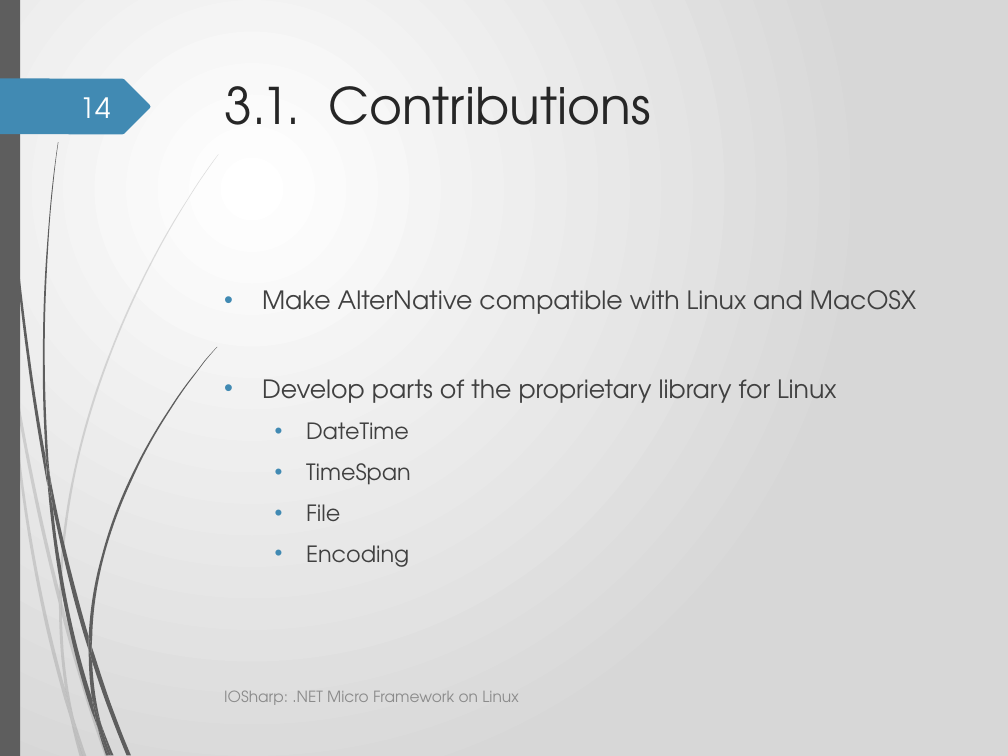
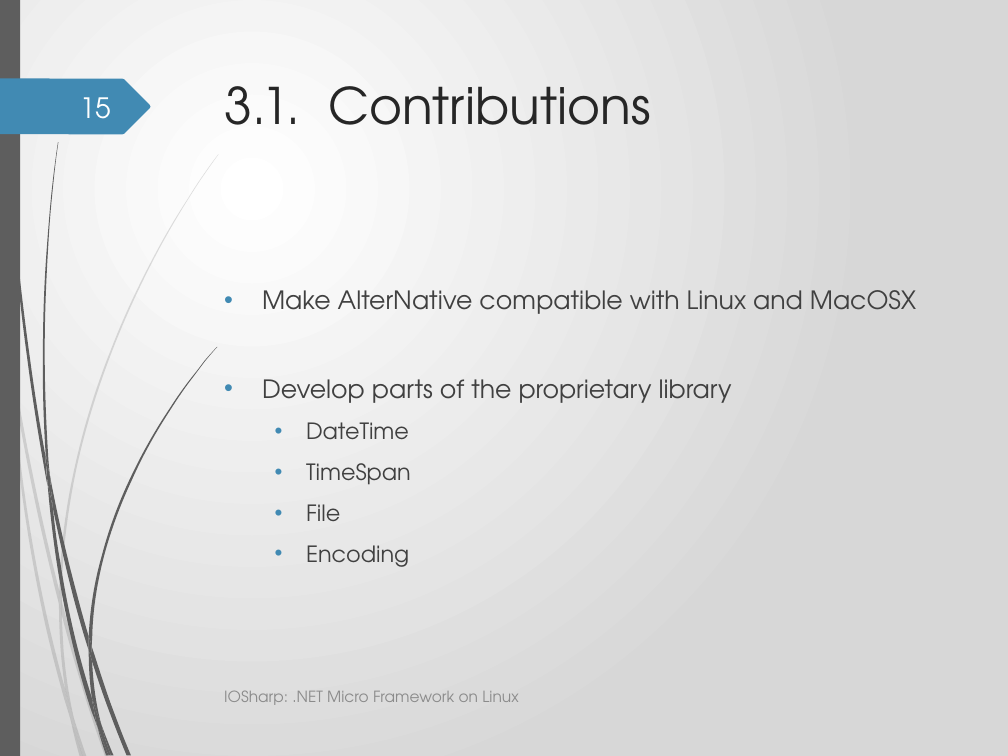
Before and after one commit to GerardSoleCa/BachelorThesisMisc, a slide deck: slide 15 of ThesisDoc/IOSharp.pptx (slide 14 before the commit). Drawn at 1008x756 pixels with LibreOffice and Linux fonts; fonts in the diff are those of the drawing; background and template pictures are left out. Boxes give left, top, right and bottom in pixels: in the first picture for what was removed or moved away, otherwise in the second. Text is boxed around its words. In the diff, an @@ line names an element or a change of style, - is before the commit and + after.

```diff
--- a/ThesisDoc/IOSharp.pptx
+++ b/ThesisDoc/IOSharp.pptx
@@ page number at bbox=[80, 97, 111, 119]: text changed @@
-14
+15
@@ text at bbox=[262, 379, 732, 403]: text changed @@
-• Develop parts of the proprietary library for Linux
+• Develop parts of the proprietary library
```
Also in this commit, not shown: 4 other slides changed, 1 slide added.
